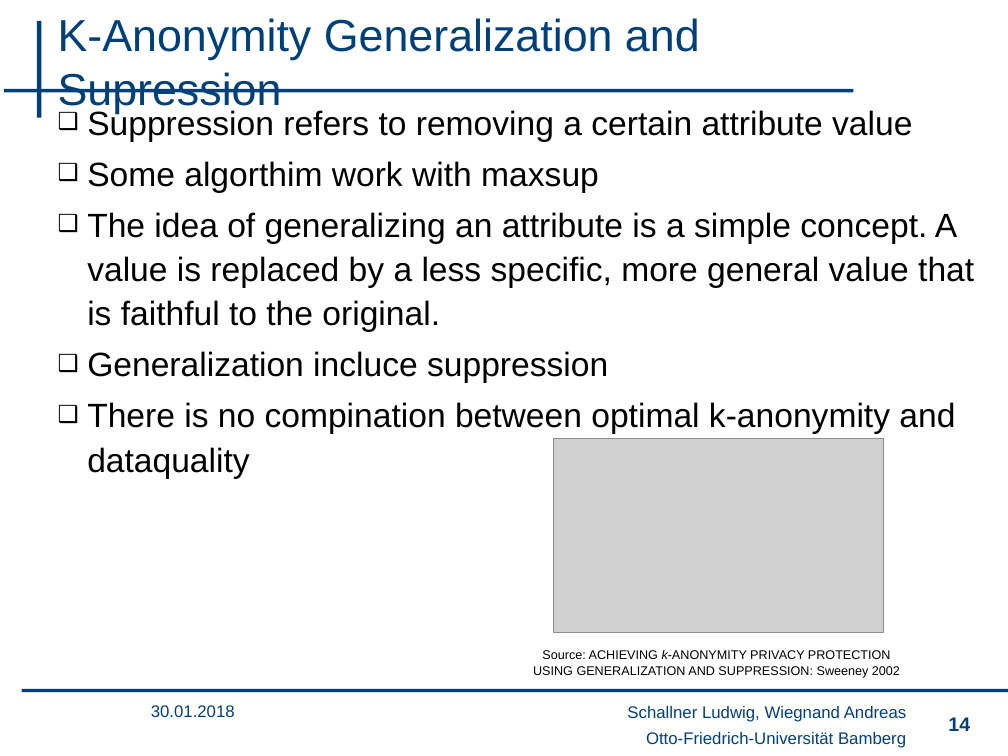
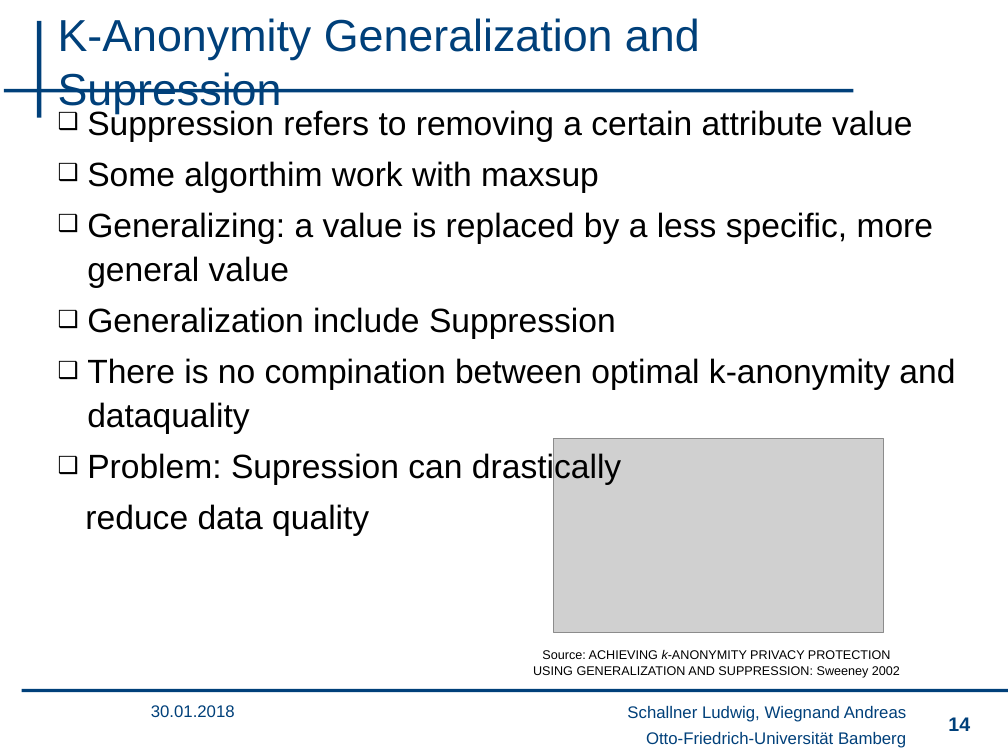
Before and after one commit to wsgan001/PSI-MSem, a slide deck: slide 14 of presentation/sicherheits_final_anV3.pptx. Drawn at 1008x756 pixels with LibreOffice and Linux fonts; fonts in the diff are those of the drawing; grey boxes stand for pictures; background and template pictures are left out. Boxes give left, top, right and bottom in pixels: in the first picture for what was removed or moved away, otherwise in the second. Text is boxed around its words. In the diff, an @@ line names an element or a change of style, - is before the commit and + after.

```diff
--- a/presentation/sicherheits_final_anV3.pptx
+++ b/presentation/sicherheits_final_anV3.pptx
@@ text at <box>87,212,934,339</box>: text changed @@
-❑ The idea of generalizing an attribute is a simple concept. A value is replaced by a less specific, more general value that is faithful to the original.
-❑ Generalization incluce suppression
+❑ Generalizing: a value is replaced by a less specific, more general value
+❑ Generalization include Suppression
@@ text at <box>85,451,621,536</box>: paragraphs added @@
+❑ Problem: Supression can drastically
+reduce data quality
```
Also in this commit, not shown: 4 other slides changed.
